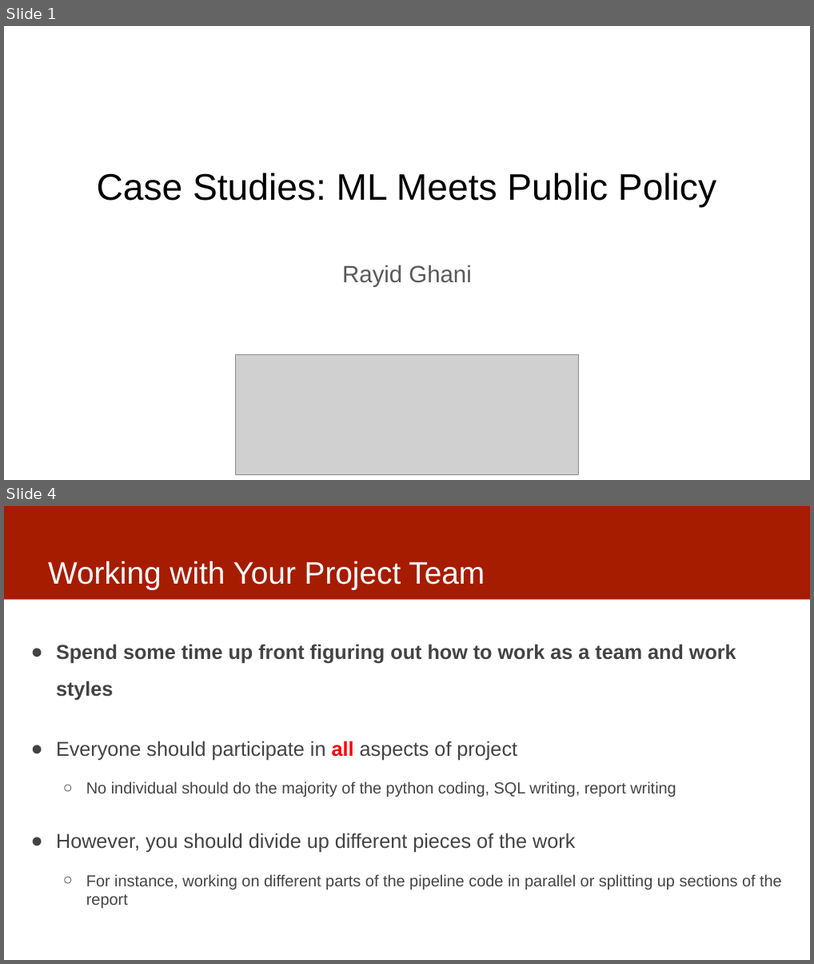
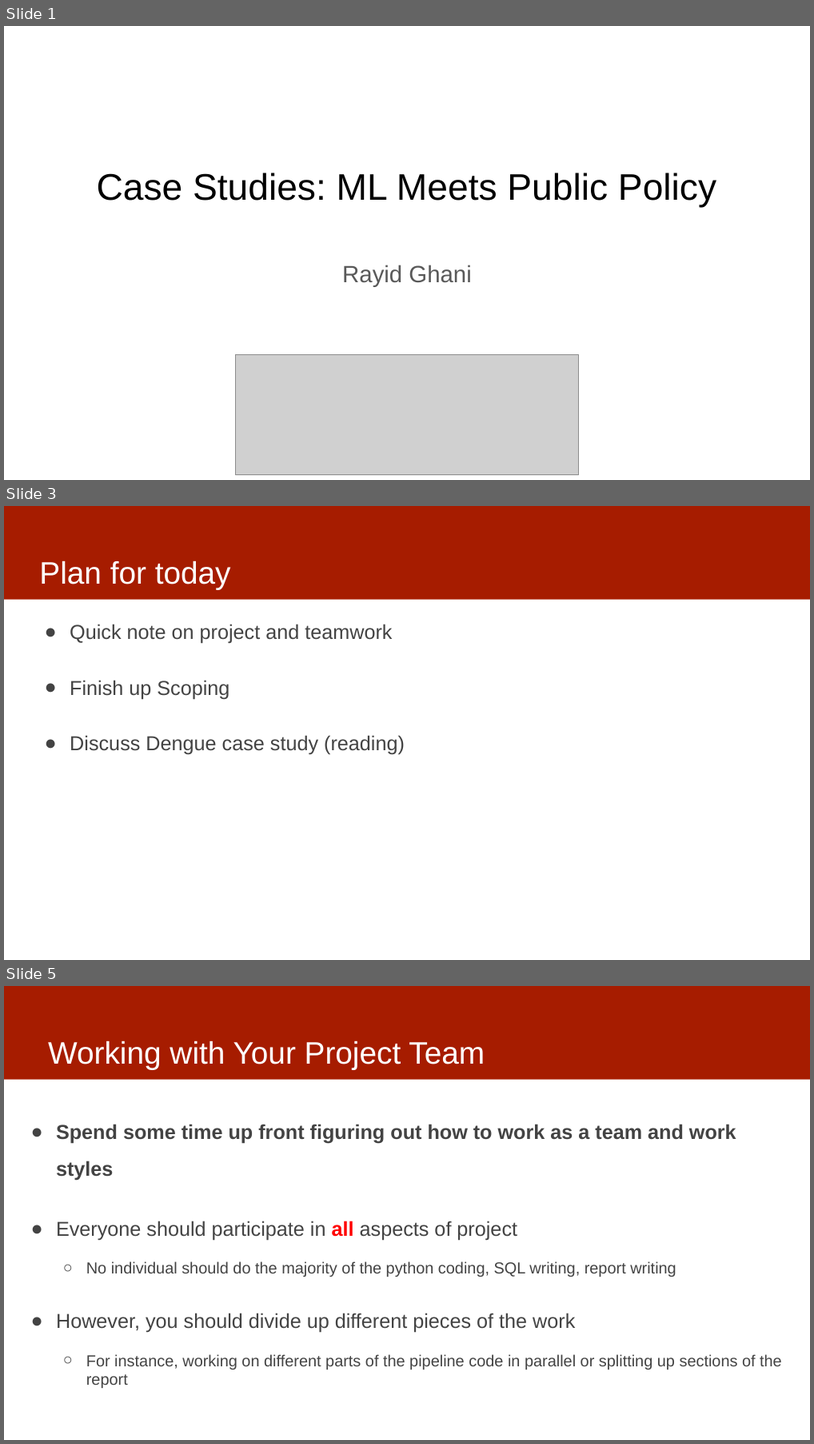
Before and after one commit to dssg/mlforpublicpolicylab, a slide deck: Lectures/03-casestudies.pptx. Shown one above the other, each under a label of ours: slides 1 and 4 before the commit, slides 1, 3 and 5 after it; the slides between them are not shown. The pictures are 814x964 and 814x1444 pixels, drawn with LibreOffice and Linux fonts; fonts in the diff are those of the drawing; grey boxes stand for pictures. Boxes give left, top, right and bottom in pixels: in the first picture for what was removed or moved away, otherwise in the second. Text is boxed around its words. In the diff, an @@ line names an element or a change of style, - is before the commit and + after.

```diff
--- a/Lectures/03-casestudies.pptx
+++ b/Lectures/03-casestudies.pptx
@@ slide 3 added at bbox=[4, 506, 810, 960], background #FFFFFF; not listed: 1 template element that a slide beside it also shows @@
@@ title added at bbox=[39, 561, 231, 590], 37 pt, text #FFFFFF @@
+Plan for today
@@ text added at bbox=[70, 624, 405, 755], 24 pt, text #434343 @@
+● Quick note on project and teamwork
+● Finish up Scoping
+● Discuss Dengue case study (reading)
@@ what was slide 4 is now slide 5 @@
```
Also in this commit, not shown: 2 slides changed, 8 other slides added.
